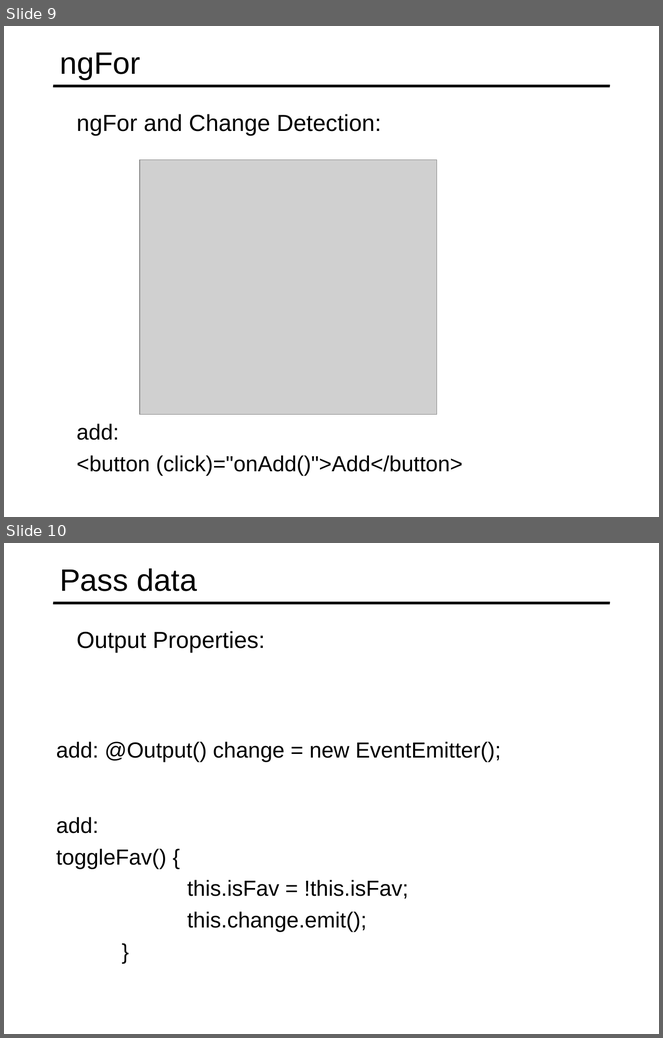
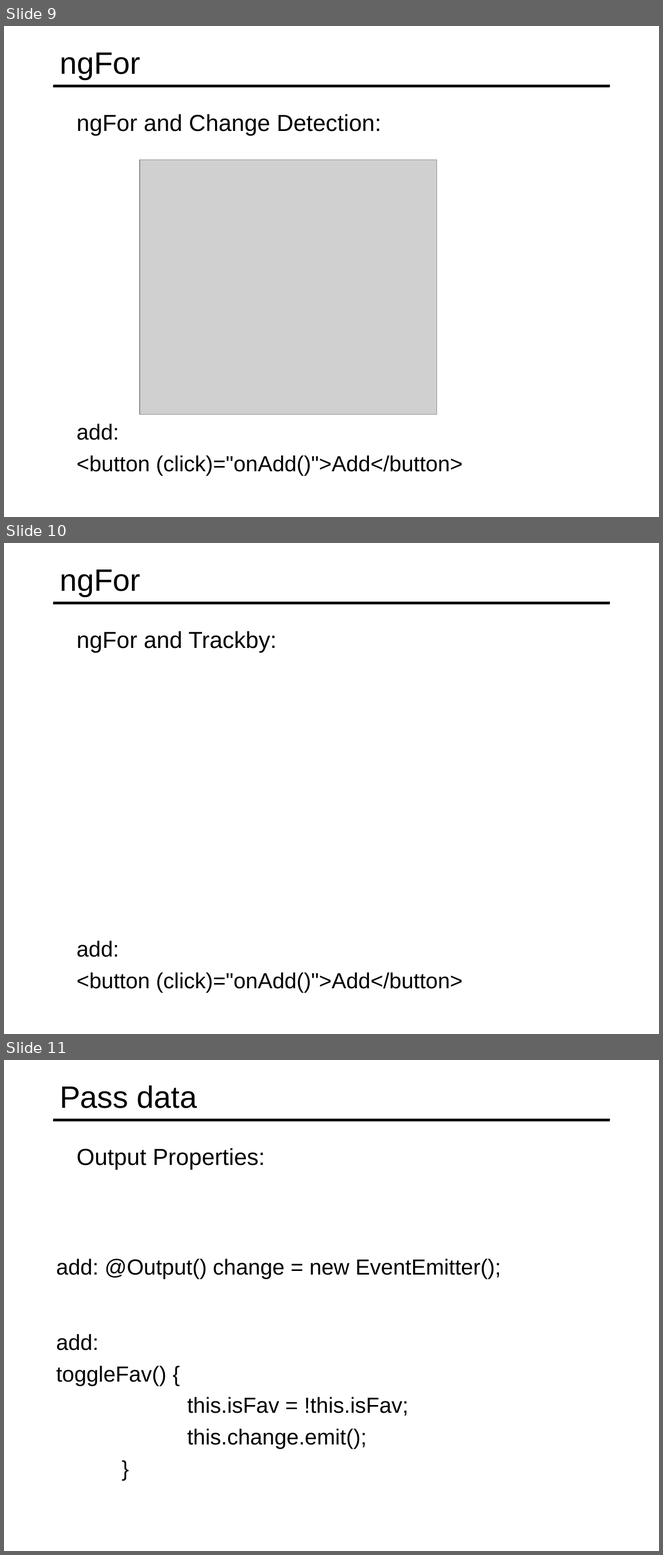
Before and after one commit to specter01wj/Jago_Link_Training, a slide deck: Angular/Angular7/Angular Advanced Course/Essentials/4.Directives/L4_Directives.ppt. Shown one above the other, each under a label of ours: slides 9 and 10 before the commit, slides 9, 10 and 11 after it. The pictures are 663x1038 and 663x1555 pixels, drawn with LibreOffice and Linux fonts; fonts in the diff are those of the drawing; grey boxes stand for pictures. Boxes give left, top, right and bottom in pixels: in the first picture for what was removed or moved away, otherwise in the second. Text is boxed around its words. In the diff, an @@ line names an element or a change of style, - is before the commit and + after.

Commit message:
10/14/2019 v1

```diff
--- a/Angular/Angular7/Angular Advanced Course/Essentials/4.Directives/L4_Directives.ppt
+++ b/Angular/Angular7/Angular Advanced Course/Essentials/4.Directives/L4_Directives.ppt
@@ slide 10 added at [4, 543, 659, 1034], background #FFFFFF; not listed: 1 template element that a slide beside it also shows @@
@@ title added at [60, 570, 140, 596], 34 pt, text #000000 @@
+ngFor
@@ text added at [77, 631, 277, 653], 25.5 pt, text #000000 @@
+  ngFor and Trackby:
@@ text added at [77, 941, 463, 993], 24 pt, text #000000 @@
+  add:
+  <button (click)="onAdd()">Add</button>
@@ what was slide 10 is now slide 11 @@
```
